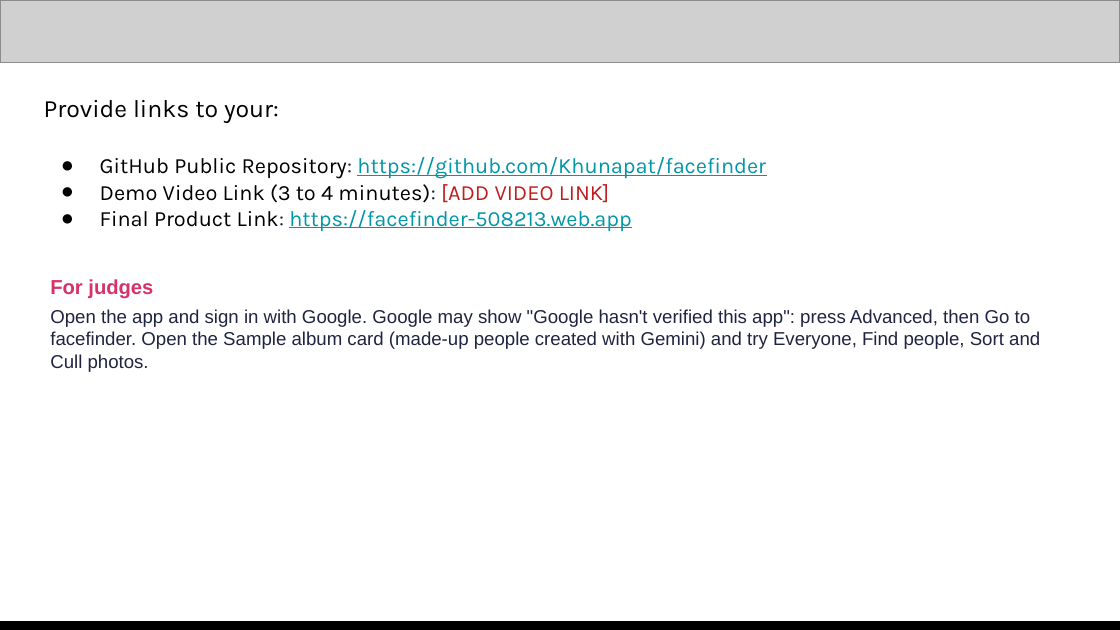
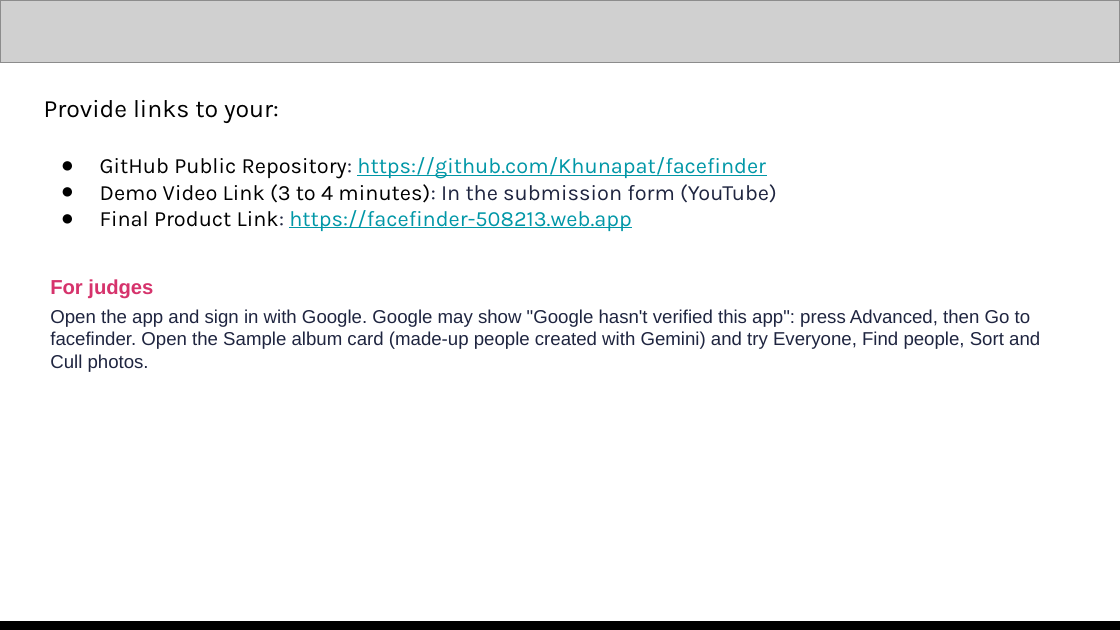
Before and after one commit to Khunapat/facefinder, a slide deck: slide 13 of docs/deck/FaceFinder_deck.pptx. Drawn at 1120x630 pixels with LibreOffice and Linux fonts; fonts in the diff are those of the drawing; grey boxes stand for pictures. Boxes give left, top, right and bottom in pixels: in the first picture for what was removed or moved away, otherwise in the second. Text is boxed around its words. In the diff, an @@ line names an element or a change of style, - is before the commit and + after.

```diff
--- a/docs/deck/FaceFinder_deck.pptx
+++ b/docs/deck/FaceFinder_deck.pptx
@@ text at <box>100,184,777,203</box>: text changed; text colour #000000 to #1F2540 @@
-● Demo Video Link (3 to 4 minutes): [ADD VIDEO LINK]
+● Demo Video Link (3 to 4 minutes): In the submission form (YouTube)
```
Also in this commit, not shown: 1 other slide changed, 3 other files.
